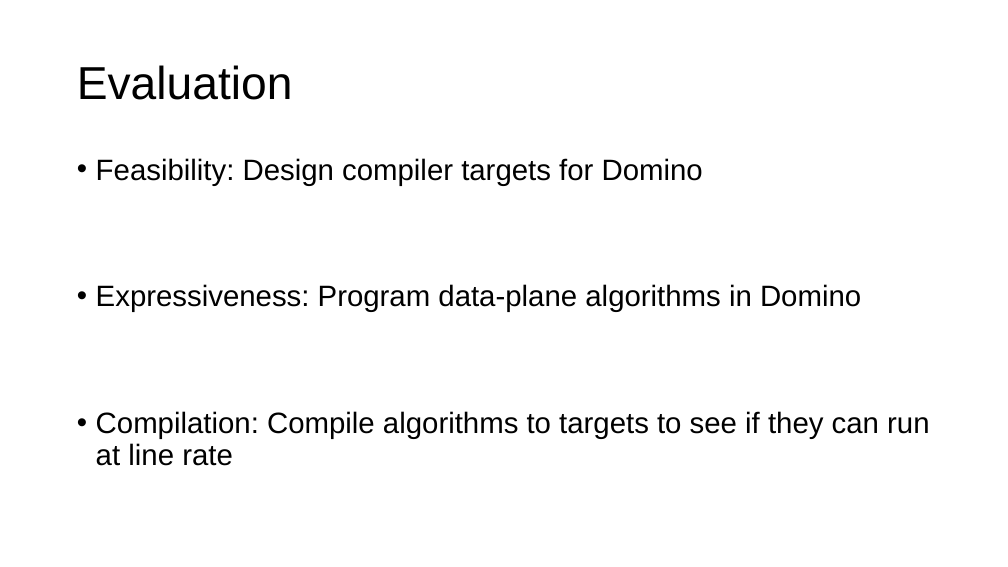
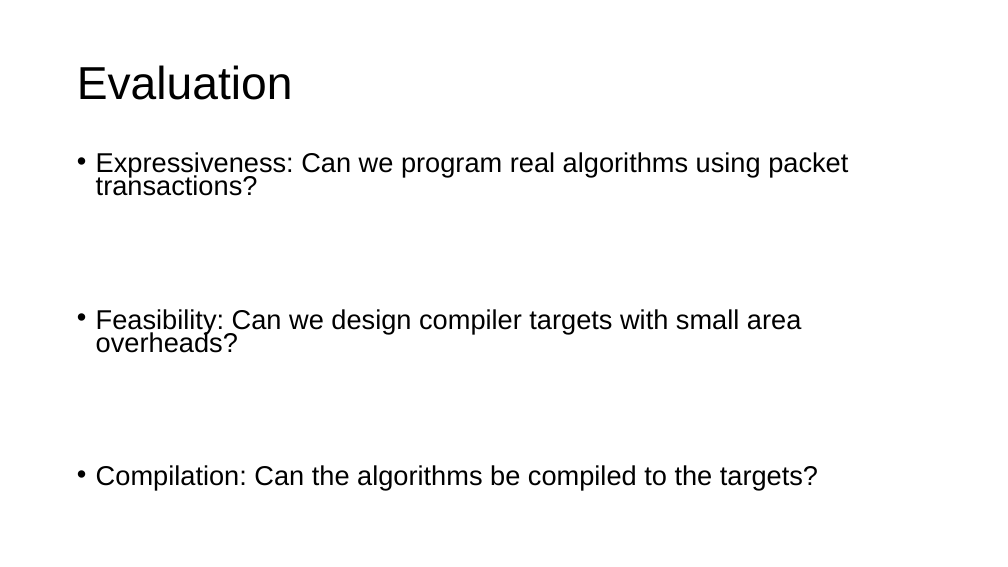
Before and after one commit to anirudhSK/pifo-domino-marple-ppts, a slide deck: slide 29 of domino_pifo.pptx (slide 30 before the commit). Drawn at 1008x567 pixels with LibreOffice and Linux fonts; fonts in the diff are those of the drawing. Boxes give left, top, right and bottom in pixels: in the first picture for what was removed or moved away, otherwise in the second. Text is boxed around its words. In the diff, an @@ line names an element or a change of style, - is before the commit and + after.

```diff
--- a/domino_pifo.pptx
+++ b/domino_pifo.pptx
@@ text at <box>96,152,848,490</box>: text changed; size 28 to 25.9 pt @@
-• Feasibility: Design compiler targets for Domino
-• Expressiveness: Program data-plane algorithms in Domino
-• Compilation: Compile algorithms to targets to see if they can run at line rate
+• Expressiveness: Can we program real algorithms using packet transactions?
+• Feasibility: Can we design compiler targets with small area overheads?
+• Compilation: Can the algorithms be compiled to the targets?
```
Also in this commit, not shown: 54 other slides changed, 2 slides added, 1 slide removed.
